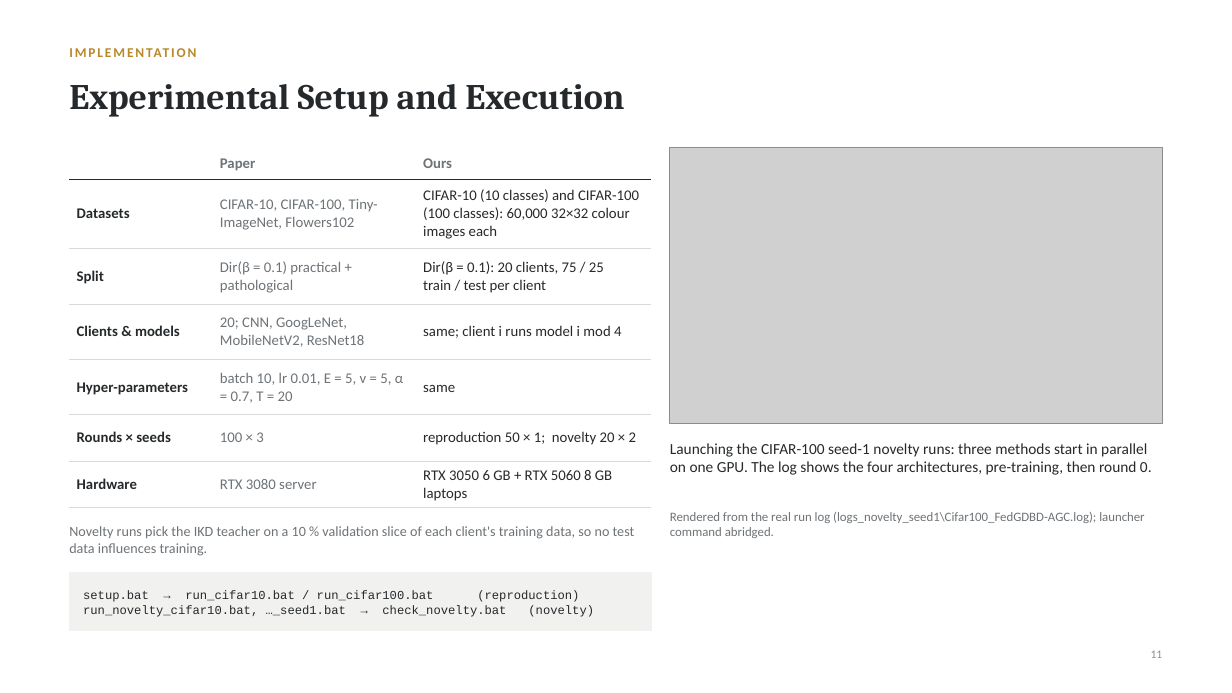
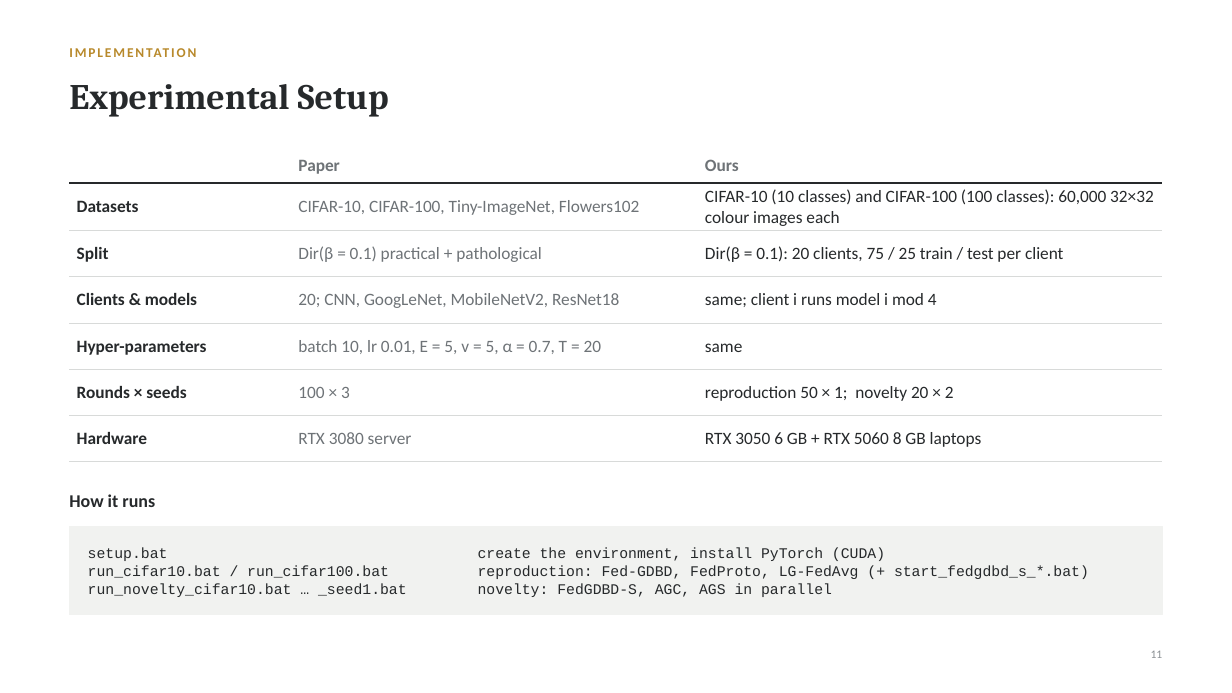
Before and after one commit to md25052007/Fed-GDBD-for-HtFL, a slide deck: slide 11 of presentation/Fed-GDBD_Final_Evaluation.pptx. Drawn at 1232x693 pixels with LibreOffice and Linux fonts; fonts in the diff are those of the drawing; grey boxes stand for pictures. Boxes give left, top, right and bottom in pixels: in the first picture for what was removed or moved away, otherwise in the second. Text is boxed around its words. In the diff, an @@ line names an element or a change of style, - is before the commit and + after.

```diff
--- a/presentation/Fed-GDBD_Final_Evaluation.pptx
+++ b/presentation/Fed-GDBD_Final_Evaluation.pptx
@@ title at <box>69,84,389,117</box>: text changed @@
-Experimental Setup and Execution
+Experimental Setup
@@ table at <box>69,148,1163,451</box> @@
@@ size 11.5 to 13.5 pt @@
@@ table: place and size @@
-table at <box>69,148,652,505</box>
+table at <box>69,148,1163,451</box>
@@ picture removed at <box>670,148,1163,424</box> @@
@@ text removed at <box>670,443,1152,475</box> @@
-Launching the CIFAR-100 seed-1 novelty runs: three methods start in parallel on one GPU. The log shows the four architectures, pre-training, then round 0.
@@ text at <box>69,494,155,507</box>: text changed; size 11 to 14 pt; text colour #6E7377 to #26292B; bold on @@
-Novelty runs pick the IKD teacher on a 10 % validation slice of each client's training data, so no test data influences training.
+How it runs
@@ rectangle: place and size @@
-rectangle at <box>69,573,652,630</box>
+rectangle at <box>69,527,1163,615</box>
@@ text removed at <box>670,512,1144,538</box> @@
-Rendered from the real run log (logs_novelty_seed1\Cifar100_FedGDBD-AGC.log); launcher command abridged.
@@ text at <box>88,547,1089,597</box>: text changed; size 9.5 to 11.5 pt @@
-setup.bat → run_cifar10.bat / run_cifar100.bat (reproduction)
-run_novelty_cifar10.bat, …_seed1.bat → check_novelty.bat (novelty)
+setup.bat create the environment, install PyTorch (CUDA)
+run_cifar10.bat / run_cifar100.bat reproduction: Fed-GDBD, FedProto, LG-FedAvg (+ start_fedgdbd_s_*.bat)
+run_novelty_cifar10.bat … _seed1.bat novelty: FedGDBD-S, AGC, AGS in parallel
```
Also in this commit, not shown: 12 other slides changed, 9 other files.
